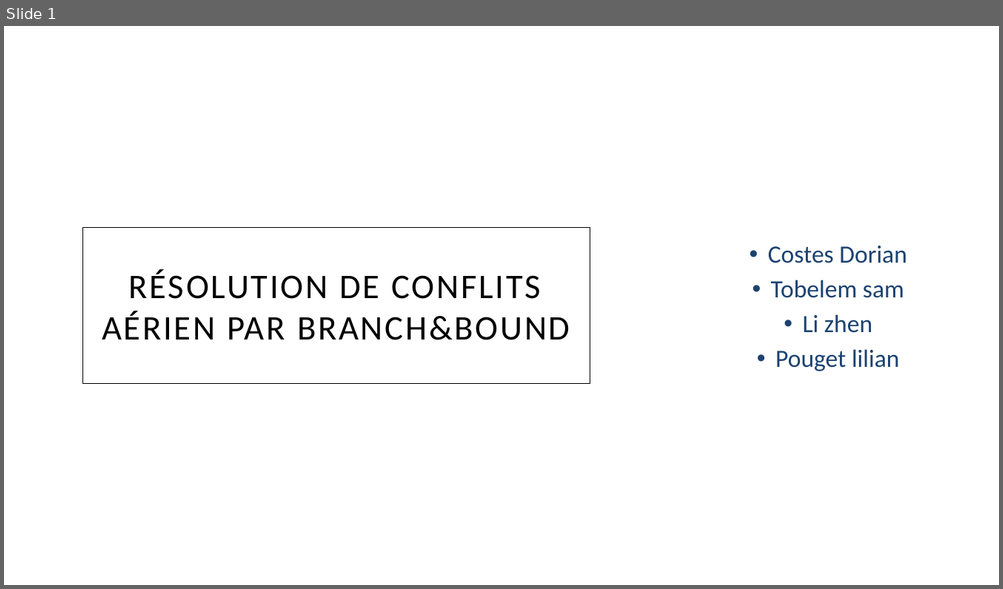
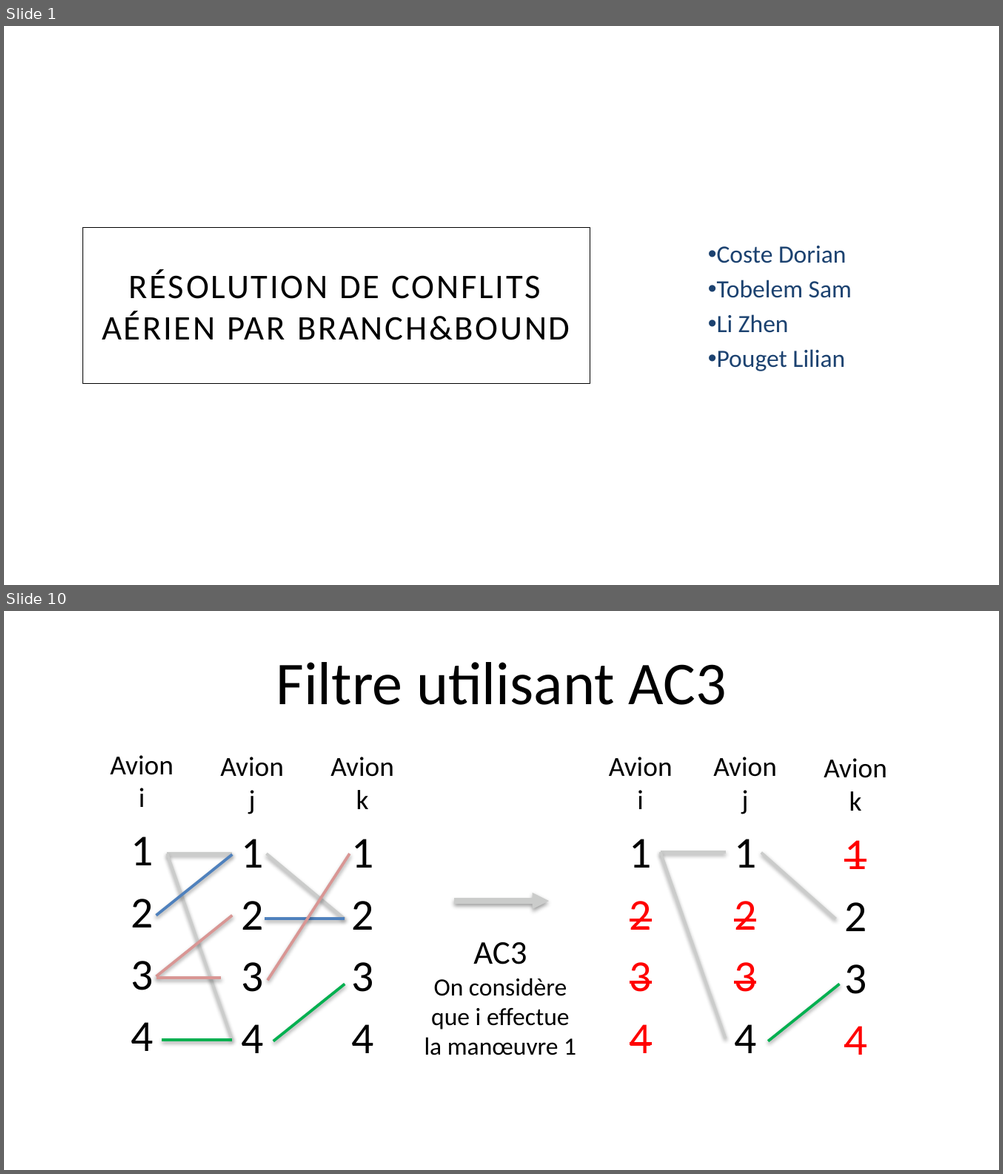
Before and after one commit to doriancoste/conflicts_resolution, a slide deck: template.pptx. Shown one above the other, each under a label of ours: slide 1 before the commit, slides 1 and 10 after it; the slides between them are not shown. The pictures are 1003x589 and 1003x1174 pixels, drawn with LibreOffice and Linux fonts; fonts in the diff are those of the drawing; background and template pictures are left out. Boxes give left, top, right and bottom in pixels: in the first picture for what was removed or moved away, otherwise in the second. Text is boxed around its words. In the diff, an @@ line names an element or a change of style, - is before the commit and + after.

```diff
--- a/template.pptx
+++ b/template.pptx
@@ slide 10 added at (x1=4, y1=611, x2=999, y2=1170), background picture (left out) @@
@@ title added at (x1=276, y1=662, x2=726, y2=705), 44 pt, text #000000 @@
+Filtre utilisant AC3
@@ text added at (x1=110, y1=755, x2=173, y2=1051), 20 pt, text #000000 @@
+Avion i
+1
+2
+3
+4
@@ text added at (x1=220, y1=757, x2=284, y2=1054), 20 pt, text #000000 @@
+Avion j
+1
+2
+3
+4
@@ text added at (x1=330, y1=757, x2=394, y2=1054), 20 pt, text #000000 @@
+Avion k
+1
+2
+3
+4
@@ text added at (x1=609, y1=757, x2=672, y2=1054), 20 pt, text #000000 @@
+Avion i
+1
+2
+3
+4
@@ text added at (x1=713, y1=757, x2=777, y2=1054), 20 pt, text #000000 @@
+Avion j
+1
+2
+3
+4
@@ text added at (x1=823, y1=758, x2=887, y2=1055), 20 pt, text #000000 @@
+Avion k
+1
+2
+3
+4
@@ line added from (156, 915) to (232, 854), #4F81BD 2 pt @@
@@ line added from (167, 854) to (232, 854), #CBCCCB 2 pt @@
@@ line added from (167, 854) to (232, 1041), #CBCCCB 2 pt @@
@@ line added from (267, 854) to (344, 920), #CBCCCB 2 pt @@
@@ line added from (267, 981) to (349, 854), #D99694 2 pt @@
@@ line added from (660, 853) to (725, 853), #CBCCCB 2 pt @@
@@ line added from (660, 853) to (725, 1039), #CBCCCB 2 pt @@
@@ line added from (761, 853) to (836, 920), #CBCCCB 2 pt @@
@@ line added from (156, 977) to (232, 915), #D99694 2 pt @@
@@ line added from (264, 920) to (344, 920), #4F81BD 2 pt @@
@@ arrow added from (453, 901) to (549, 901), #CBCCCB 4 pt @@
@@ text added at (x1=424, y1=943, x2=576, y2=1056), 18 pt, text #000000 @@
+AC3
+On considère que i effectue la manœuvre 1
@@ line added from (156, 978) to (221, 978), #D99694 2 pt @@
@@ line added from (273, 1042) to (344, 984), #00B050 2 pt @@
@@ line added from (768, 1042) to (839, 984), #00B050 2 pt @@
@@ line added from (161, 1041) to (232, 1041), #00B050 2 pt @@
@@ slide 1 changed as well @@
@@ subtitle at (x1=717, y1=246, x2=851, y2=372): text changed @@
-• Costes Dorian
-• Tobelem sam
-• Li zhen
-• Pouget lilian
+• Coste Dorian
+• Tobelem Sam
+• Li Zhen
+• Pouget Lilian
```
Also in this commit, not shown: 2 other slides changed, 13 other slides added, 5 slides removed, 2 other files.
